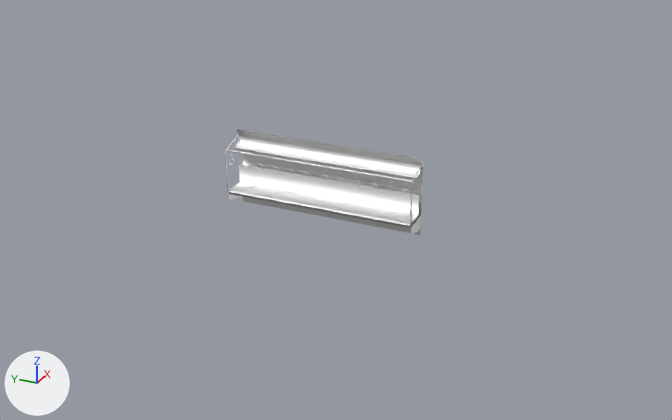
The FBX model Assets/3d test/Meshes/Train.fbx: old version first, new version second.
Rendered twice from a camera (50 mm lens) standing at (-13.95, -6.63, 7.38) and looking at (-0.25, -0.47, 0.53). The axes (+X, +Y, +Z) are drawn at lower left. The lights are the same throughout. Where no turn or scale is listed for an object, it has been applied to the vertices.

Before the edit, the objects in view are built like this:
```python
me_train = bpy.data.meshes.new('Train')
me_train.from_pydata(...)  # 204 vertices, 151 faces; spans x -0.13..0.45, y -1.83..1.83, z 0.01..1.53
me_train.materials.append(mat_train)  # white #e7e7e7
ob_train = bpy.data.objects.new('Train', me_train)
ob_train.location = (0.0, 0.0, 0.0)
```
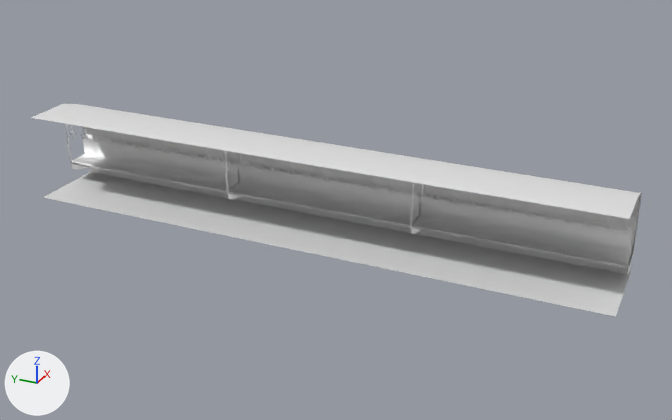
Commit message: Train adjusts

Where the change shows, as pixel boxes (x1, y1, x2, y2) in the pictures (672 x 420 px):
```json
{"object": "Ceiling_Floor", "change": "added", "after": [31, 103, 641, 317]}
{"object": "Train", "change": "reshaped", "before": [225, 129, 423, 235], "after": [65, 124, 642, 275]}
{"part": 1, "of": "me_train", "change": "added", "after": [65, 124, 242, 201]}
{"part": 2, "of": "me_train", "change": "added", "after": [69, 124, 224, 151]}
{"part": 3, "of": "me_train", "change": "added", "after": [411, 182, 642, 275]}
{"part": 4, "of": "me_train", "change": "added", "after": [418, 183, 636, 220]}
```

Edits to the scene script, one JSON object a line:
```json
{"op": "add", "block": "mat_train_celiingfloor", "code": ["mat_train_celiingfloor = principled_material('Train_Celiingfloor')", "mat_train_celiingfloor.base_color = (0.8, 0.8, 0.8)  # white #e7e7e7"]}
{"block": "me_train", "where": "me_train.from_pydata(...)  # 204 vertices, 151 faces; spans x -0.13..0.45, y -1.83..1.83, z 0.01..1.53"}
{"block": "me_train", "where": "# used by ob_train; location = (0.0, 0.0, 0.0)"}
{"block": "me_train", "change": "me_train part 1: the loose piece of 140 vertices spanning x -0.13..0.45, y -1.83..1.83, z 0.01..1.53 is copied, and the copy is moved by (0.0, 3.66, 0.0); it spans x -0.13..0.45, y 1.83..5.49, z 0.01..1.53"}
{"block": "me_train", "change": "me_train part 2: the loose piece of 64 vertices spanning x -0.1..-0.07, y -1.83..1.83, z 1.23..1.26 is copied, and the copy is moved by (0.0, 3.66, 0.0); it spans x -0.1..-0.07, y 1.83..5.49, z 1.23..1.26"}
{"block": "me_train", "change": "me_train part 3: the loose piece of 140 vertices spanning x -0.13..0.45, y -1.83..1.83, z 0.01..1.53 is copied, and the copy is moved by (0.0, -3.66, 0.0); it spans x -0.13..0.45, y -5.49..-1.83, z 0.01..1.53"}
{"block": "me_train", "change": "me_train part 4: the loose piece of 64 vertices spanning x -0.1..-0.07, y -1.83..1.83, z 1.23..1.26 is copied, and the copy is moved by (0.0, -3.66, 0.0); it spans x -0.1..-0.07, y -5.49..-1.83, z 1.23..1.26"}
{"op": "add", "block": "me_train_001", "code": ["me_train_001 = bpy.data.meshes.new('Train.001')", "me_train_001.from_pydata(...)  # 30 vertices, 9 faces; spans x -1.05..0.42, y -5.49..5.49, z 0.01..1.66", "me_train_001.materials.append(mat_train_celiingfloor)  # white #e7e7e7"]}
{"op": "add", "block": "ob_ceiling_floor", "code": ["ob_ceiling_floor = bpy.data.objects.new('Ceiling_Floor', me_train_001)", "ob_ceiling_floor.location = (0.0, 0.0, 0.0)"]}
```
